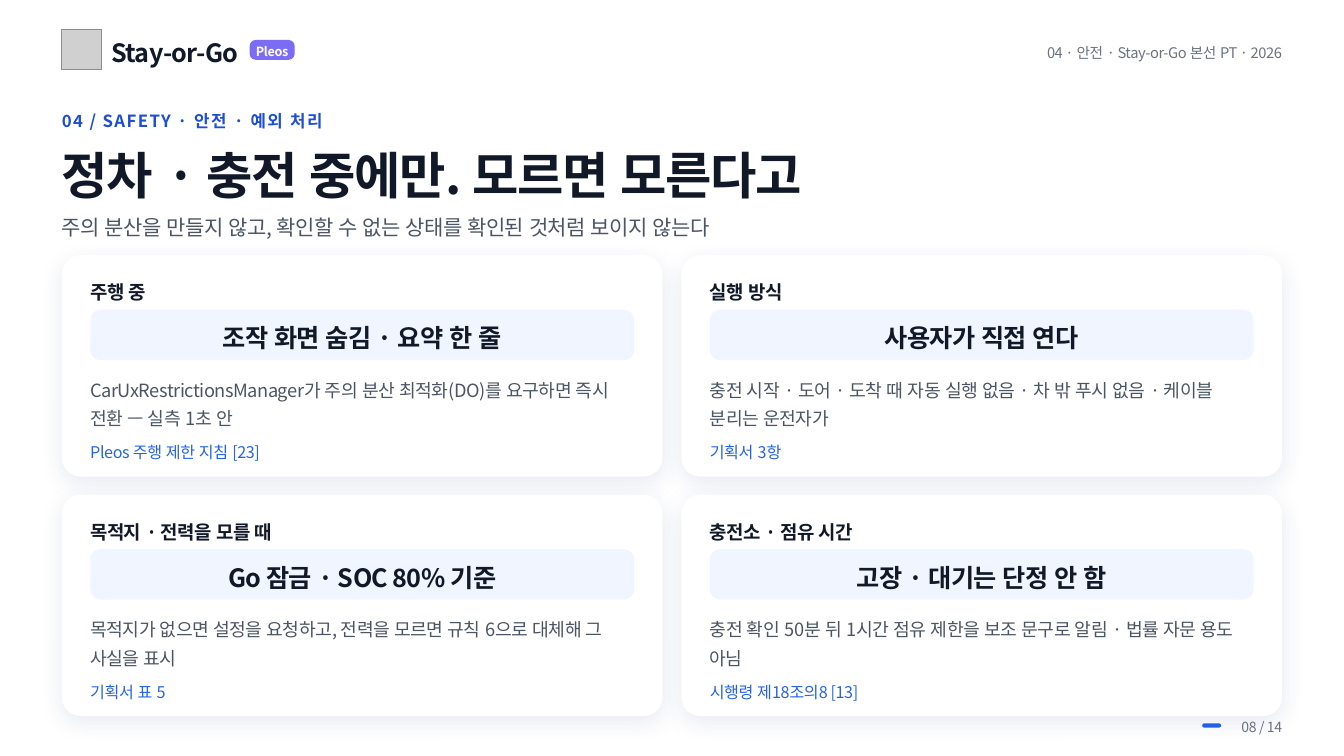
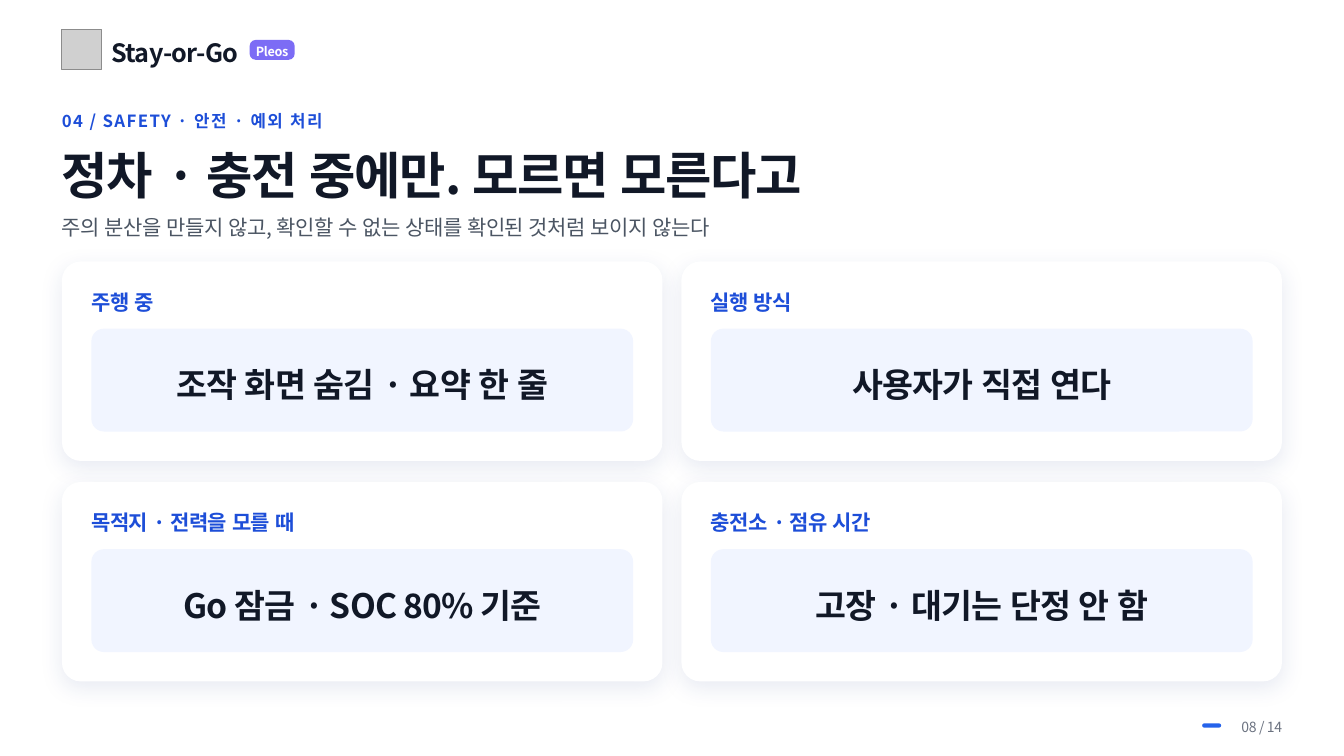
Before and after one commit to NL-Hackerton/Hyundai-Car-App-Challenge-2026, a slide deck: slide 8 of pt/대학생_김&양_Stay-or-Go.pptx. Drawn at 1344x756 pixels with LibreOffice and Linux fonts; fonts in the diff are those of the drawing; grey boxes stand for pictures; background and template pictures are left out. Boxes give left, top, right and bottom in pixels: in the first picture for what was removed or moved away, otherwise in the second. Text is boxed around its words. In the diff, an @@ line names an element or a change of style, - is before the commit and + after.

```diff
--- a/pt/대학생_김&양_Stay-or-Go.pptx
+++ b/pt/대학생_김&양_Stay-or-Go.pptx
@@ text removed at [1047, 46, 1282, 62] @@
-04 · 안전 · Stay-or-Go 본선 PT · 2026
@@ rounded rectangle: place and size @@
-rounded rectangle at [62, 255, 662, 477]
+rounded rectangle at [62, 261, 662, 461]
@@ rounded rectangle: place and size @@
-rounded rectangle at [682, 255, 1282, 477]
+rounded rectangle at [682, 261, 1282, 461]
@@ text "조작 화면 숨김 · 요약 ...": place and size @@
-text "조작 화면 숨김 · 요약 ..." at [223, 326, 501, 350]
+text "조작 화면 숨김 · 요약 ..." at [176, 369, 548, 400]
@@ proportions changed in 8 elements at [62, 261, 662, 461], [682, 261, 1282, 461], [62, 482, 662, 682], [682, 482, 1282, 682], [92, 549, 634, 652], [711, 549, 1253, 652], [711, 329, 1253, 432], [92, 329, 634, 432] @@
@@ rounded rectangle: place and size @@
-rounded rectangle at [91, 310, 635, 360]
+rounded rectangle at [92, 329, 634, 432]
@@ size 18 to 24 pt, letter spacing -0.5 to -0.6 pt in 4 elements at [183, 590, 541, 621], [815, 589, 1148, 621], [176, 369, 548, 400], [852, 368, 1111, 400] @@
@@ text "사용자가 직접 연다": place and size @@
-text "사용자가 직접 연다" at [885, 326, 1079, 350]
+text "사용자가 직접 연다" at [852, 368, 1111, 400]
@@ rounded rectangle: place and size @@
-rounded rectangle at [710, 310, 1254, 360]
+rounded rectangle at [711, 329, 1253, 432]
@@ text removed at [90, 382, 609, 427] @@
-CarUxRestrictionsManager가 주의 분산 최적화(DO)를 요구하면 즉시 전환 — 실측 1초 안
@@ text removed at [710, 382, 1213, 427] @@
-충전 시작 · 도어 · 도착 때 자동 실행 없음 · 차 밖 푸시 없음 · 케이블 분리는 운전자가
@@ text removed at [90, 444, 260, 461] @@
-Pleos 주행 제한 지침 [23]
@@ text removed at [710, 444, 782, 460] @@
-기획서 3항
@@ rounded rectangle: place and size @@
-rounded rectangle at [62, 495, 662, 717]
+rounded rectangle at [62, 482, 662, 682]
@@ text "목적지 · 전력을 모를 때": place and size @@
-text "목적지 · 전력을 모를 때" at [90, 523, 272, 541]
+text "목적지 · 전력을 모를 때" at [91, 512, 294, 532]
@@ rounded rectangle: place and size @@
-rounded rectangle at [682, 495, 1282, 717]
+rounded rectangle at [682, 482, 1282, 682]
@@ size 13.5 to 15 pt, text colour #111827 to #1D4ED8, letter spacing -0.3 to -0.4 pt in 4 elements at [91, 292, 153, 312], [711, 292, 792, 312], [91, 512, 294, 532], [711, 512, 871, 532] @@
@@ text "충전소 · 점유 시간": place and size @@
-text "충전소 · 점유 시간" at [710, 523, 853, 541]
+text "충전소 · 점유 시간" at [711, 512, 871, 532]
@@ rounded rectangle: place and size @@
-rounded rectangle at [91, 549, 635, 600]
+rounded rectangle at [92, 549, 634, 652]
@@ rounded rectangle: place and size @@
-rounded rectangle at [710, 549, 1254, 600]
+rounded rectangle at [711, 549, 1253, 652]
@@ text removed at [90, 621, 603, 667] @@
-목적지가 없으면 설정을 요청하고, 전력을 모르면 규칙 6으로 대체해 그 사실을 표시
@@ text removed at [710, 621, 1234, 667] @@
-충전 확인 50분 뒤 1시간 점유 제한을 보조 문구로 알림 · 법률 자문 용도 아님
@@ text removed at [90, 684, 166, 700] @@
-기획서 표 5
@@ text removed at [710, 684, 859, 701] @@
-시행령 제18조의8 [13]
```
Also in this commit, not shown: 13 other slides changed, 17 other files.
